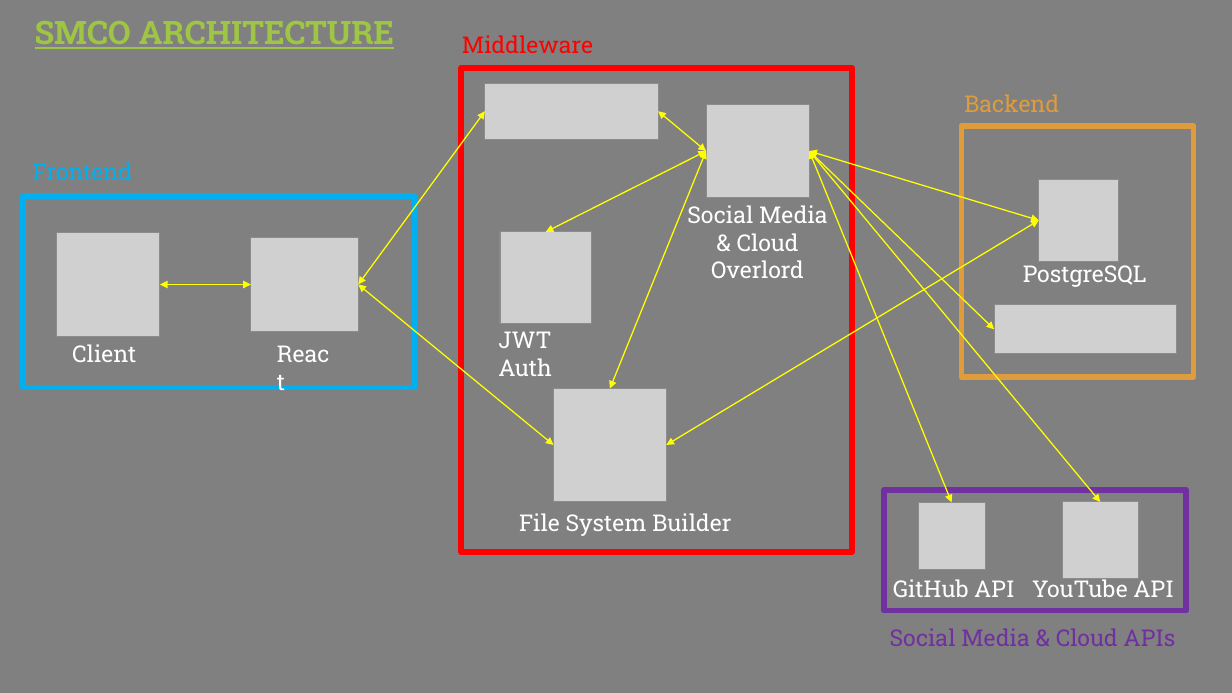
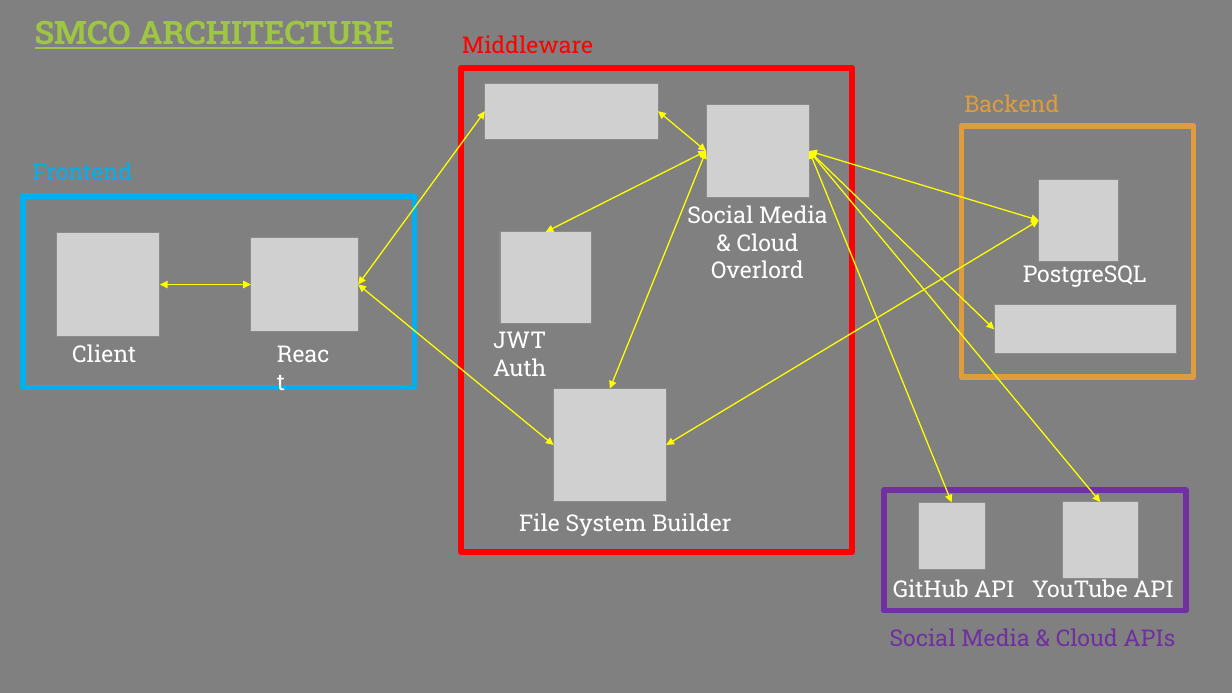
Before and after one commit to YEOWEIHNGWHYELAB/DistributedCloudStorage, a slide deck: slide 1 of dcsdocs/smco/smco.pptx. Drawn at 1232x693 pixels with LibreOffice and Linux fonts; fonts in the diff are those of the drawing; grey boxes stand for pictures. Boxes give left, top, right and bottom in pixels: in the first picture for what was removed or moved away, otherwise in the second. Text is boxed around its words. In the diff, an @@ line names an element or a change of style, - is before the commit and + after.

```diff
--- a/dcsdocs/smco/smco.pptx
+++ b/dcsdocs/smco/smco.pptx
@@ text "JWT Auth": place and size @@
-text "JWT Auth" at [498,331,552,376]
+text "JWT Auth" at [493,331,547,376]
```
Also in this commit, not shown: 1 other file.
